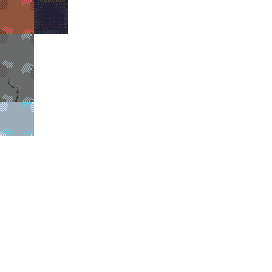
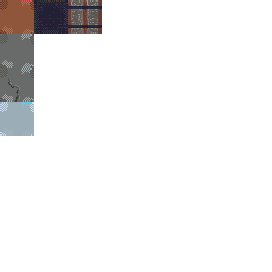
Two versions of the same layered image (272x272). Layer-by-layer changes:
pixels changed over [68, 0, 102, 34] (layer not identified)
